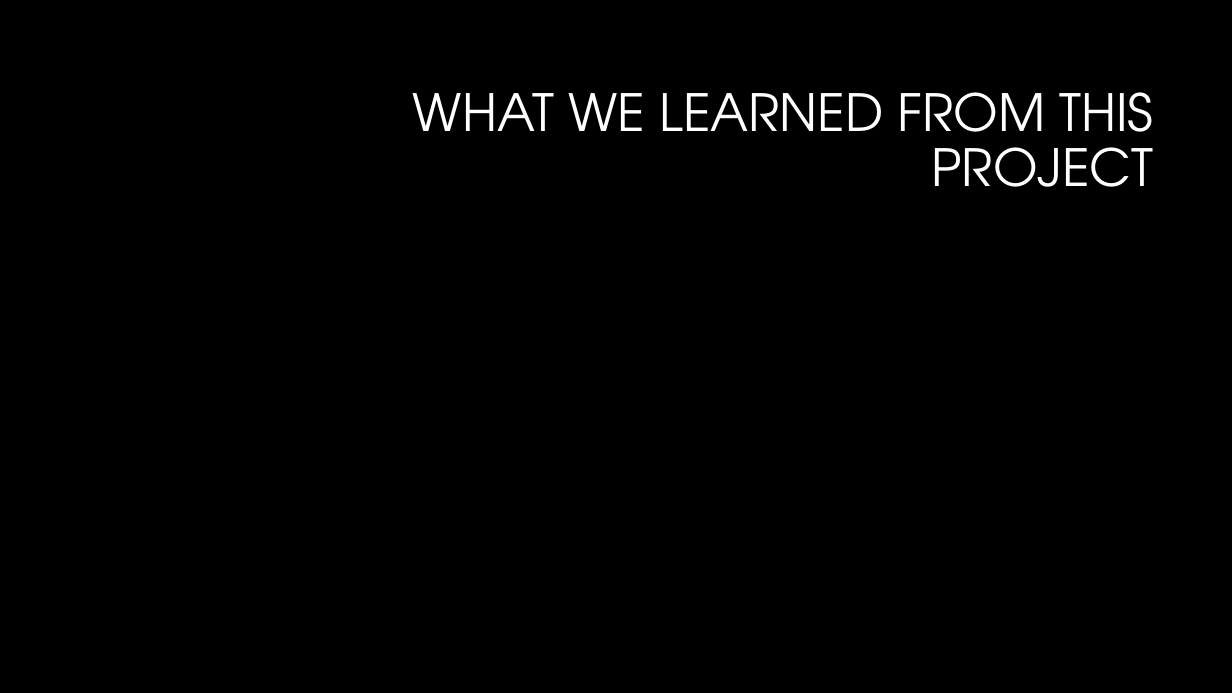
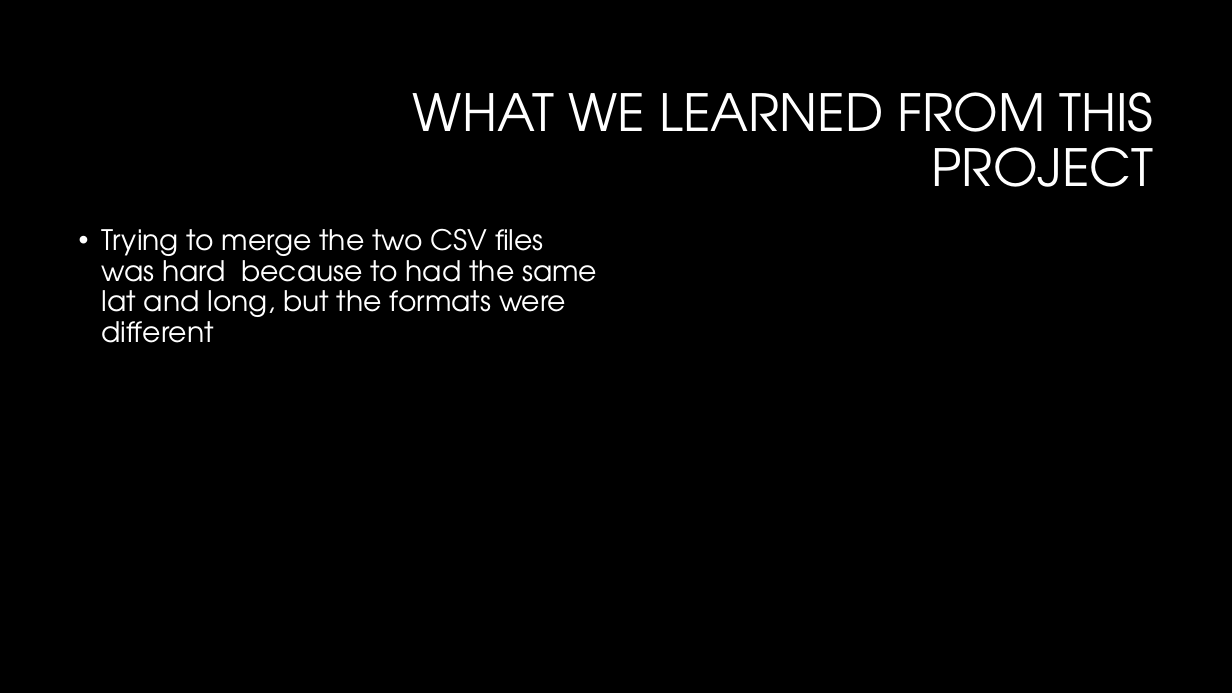
Before and after one commit to amishnerd/raptors, a slide deck: slide 6 of TeamR.pptx. Drawn at 1232x693 pixels with LibreOffice and Linux fonts; fonts in the diff are those of the drawing; background and template pictures are left out. Boxes give left, top, right and bottom in pixels: in the first picture for what was removed or moved away, otherwise in the second. Text is boxed around its words. In the diff, an @@ line names an element or a change of style, - is before the commit and + after.

```diff
--- a/TeamR.pptx
+++ b/TeamR.pptx
@@ text added at box(102, 228, 597, 343), 22 pt, text #FFFFFF @@
+• Trying to merge the two CSV files was hard because to had the same lat and long, but the formats were different
```
Also in this commit, not shown: 2 other files.
